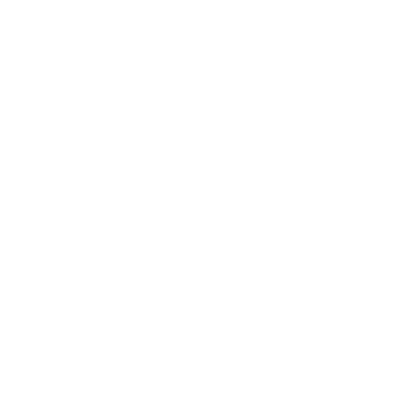
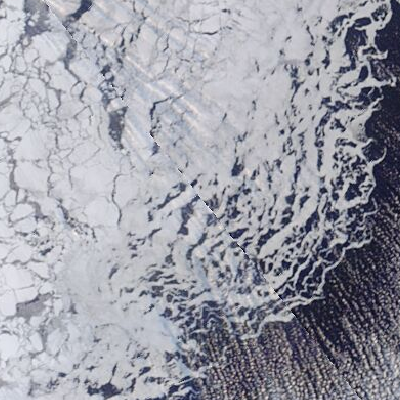
Before/after of a (400, 400) layered artwork. What changed in the layer stack:
added layer "Layer 2" above "Layer 1" over [0, 0, 400, 400]
added layer "Layer 1" above "Background" over [0, 0, 400, 400]
